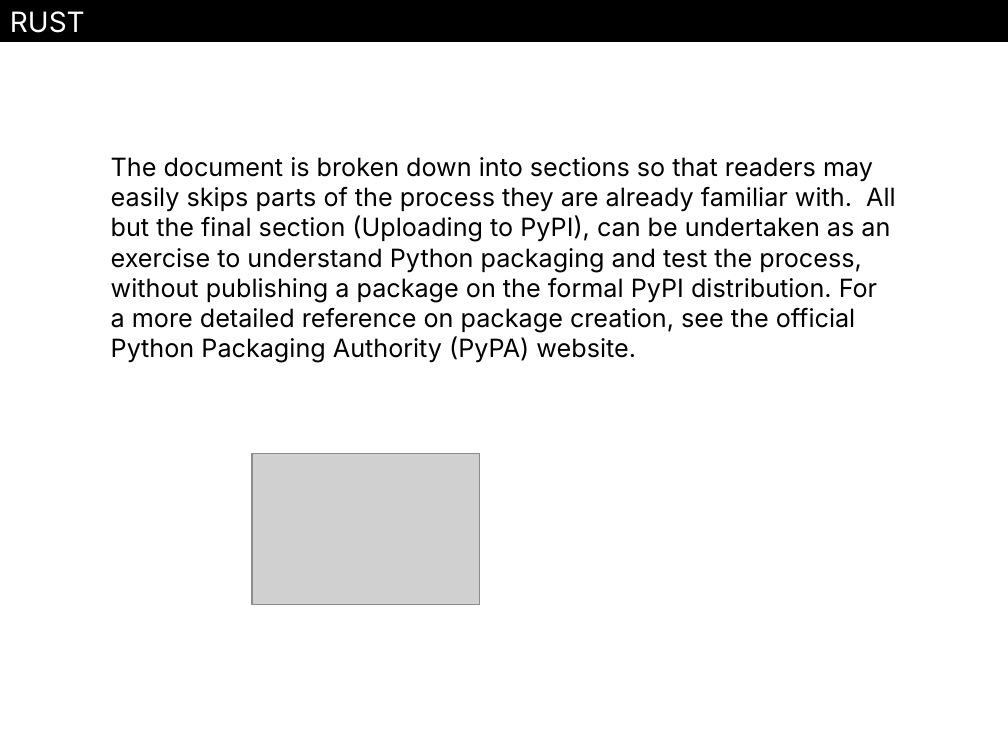
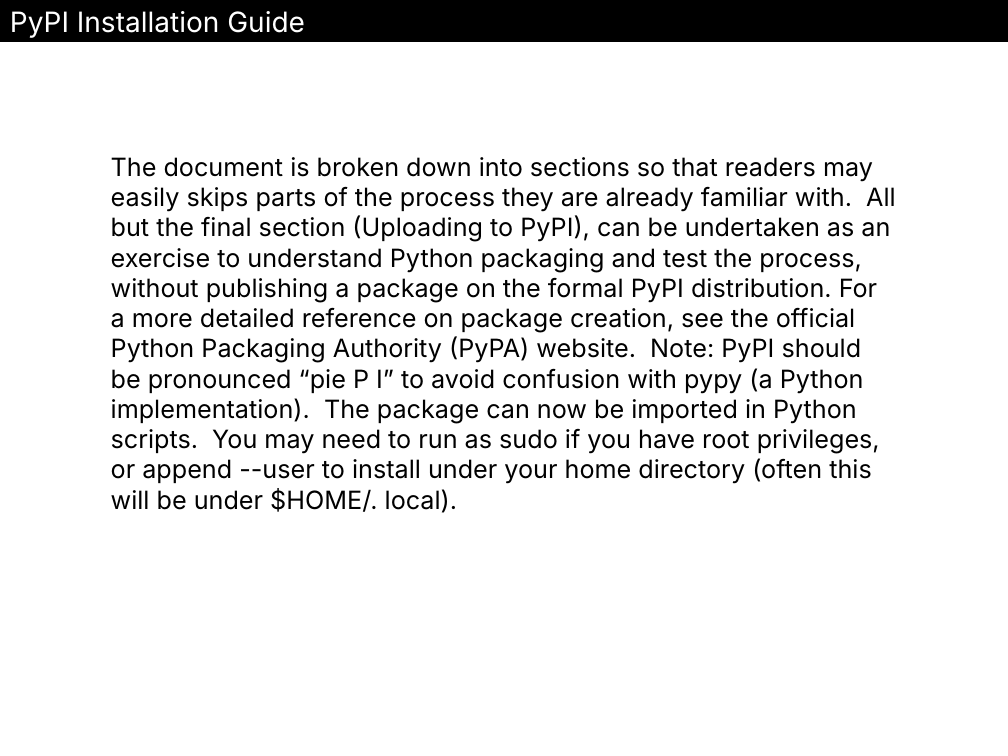
Before and after one commit to Brendan8899/pdfTopptx, a slide deck: slide 6 of output.pptx (slide 2 before the commit). Drawn at 1008x756 pixels with LibreOffice and Linux fonts; fonts in the diff are those of the drawing; grey boxes stand for pictures. Boxes give left, top, right and bottom in pixels: in the first picture for what was removed or moved away, otherwise in the second. Text is boxed around its words. In the diff, an @@ line names an element or a change of style, - is before the commit and + after.

Commit message:
fix image ppt layout

```diff
--- a/output.pptx
+++ b/output.pptx
@@ text in rectangle at (10,11,305,38): text changed @@
-RUST
+PyPI Installation Guide
@@ text at (111,157,896,513): text changed @@
-The document is broken down into sections so that readers may easily skips parts of the process they are already familiar with. All but the final section (Uploading to PyPI), can be undertaken as an exercise to understand Python packaging and test the process, without publishing a package on the formal PyPI distribution. For a more detailed reference on package creation, see the official Python Packaging Authority (PyPA) website.
+The document is broken down into sections so that readers may easily skips parts of the process they are already familiar with. All but the final section (Uploading to PyPI), can be undertaken as an exercise to understand Python packaging and test the process, without publishing a package on the formal PyPI distribution. For a more detailed reference on package creation, see the official Python Packaging Authority (PyPA) website. Note: PyPI should be pronounced “pie P I” to avoid confusion with pypy (a Python implementation). The package can now be imported in Python scripts. You may need to run as sudo if you have root privileges, or append --user to install under your home directory (often this will be under $HOME/. local).
@@ picture removed at (252,454,479,605) @@
```
Also in this commit, not shown: 1 other slide changed, 6 slides added, 3 slides removed, 7 other files.
